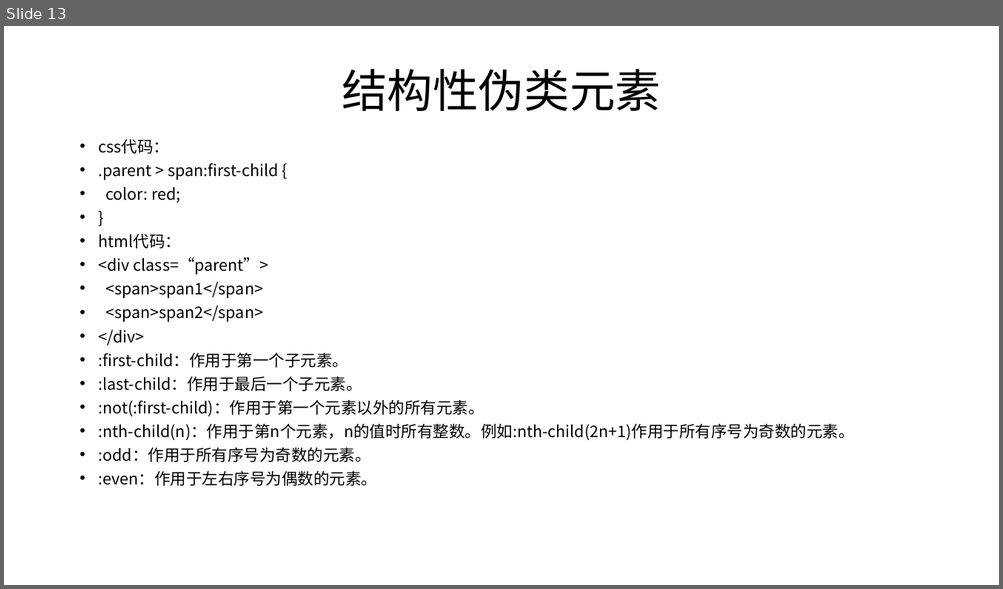
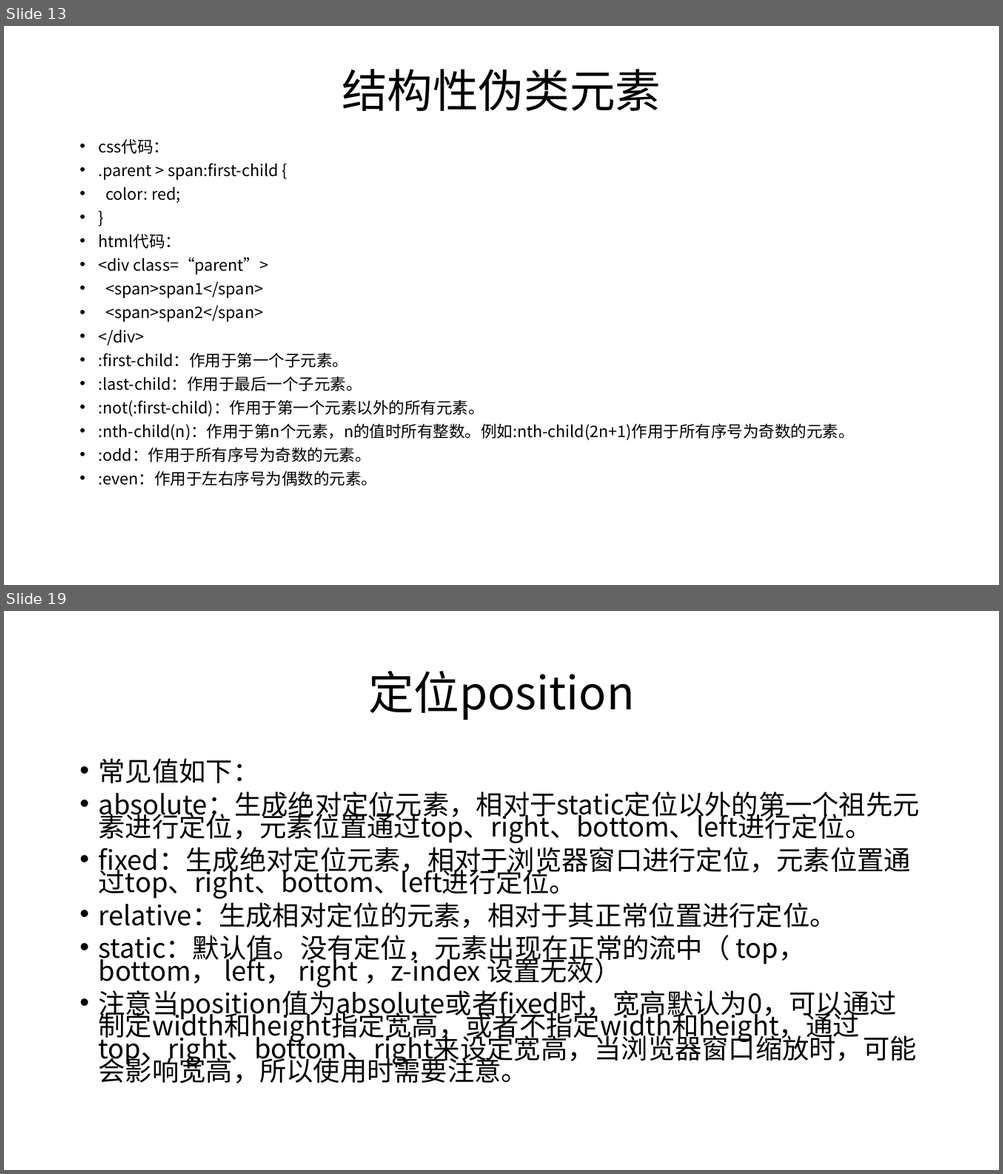
Before and after one commit to 1791317931/html-study, a slide deck: 材料/html/ppt/html-第五章.pptx. Shown one above the other, each under a label of ours: slide 13 before the commit, slides 13 and 19 after it; the slides between them are not shown. The pictures are 1003x589 and 1003x1174 pixels, drawn with LibreOffice and Linux fonts; fonts in the diff are those of the drawing. Boxes give left, top, right and bottom in pixels: in the first picture for what was removed or moved away, otherwise in the second. Text is boxed around its words. In the diff, an @@ line names an element or a change of style, - is before the commit and + after.

Commit message:
浮动与定位

```diff
--- a/材料/html/ppt/html-第五章.pptx
+++ b/材料/html/ppt/html-第五章.pptx
@@ slide 19 added at [4,611,999,1170], background #FFFFFF @@
@@ title added at [368,671,634,720], 44 pt, text #000000 @@
+定位position
@@ text added at [99,758,919,1084], 25.9 pt, text #000000 @@
+• 常见值如下：
+• absolute：生成绝对定位元素，相对于static定位以外的第一个祖先元素进行定位，元素位置通过top、right、bottom、left进行定位。
+• fixed：生成绝对定位元素，相对于浏览器窗口进行定位，元素位置通过top、right、bottom、left进行定位。
+• relative：生成相对定位的元素，相对于其正常位置进行定位。
+• static：默认值。没有定位，元素出现在正常的流中（ top， bottom， left， right ，z-index 设置无效）
+• 注意当position值为absolute或者fixed时，宽高默认为0，可以通过制定width和height指定宽高，或者不指定width和height，通过top、right、bottom、right来设定宽高，当浏览器窗口缩放时，可能会影响宽高，所以使用时需要注意。
```
Also in this commit, not shown: 6 other slides added.
